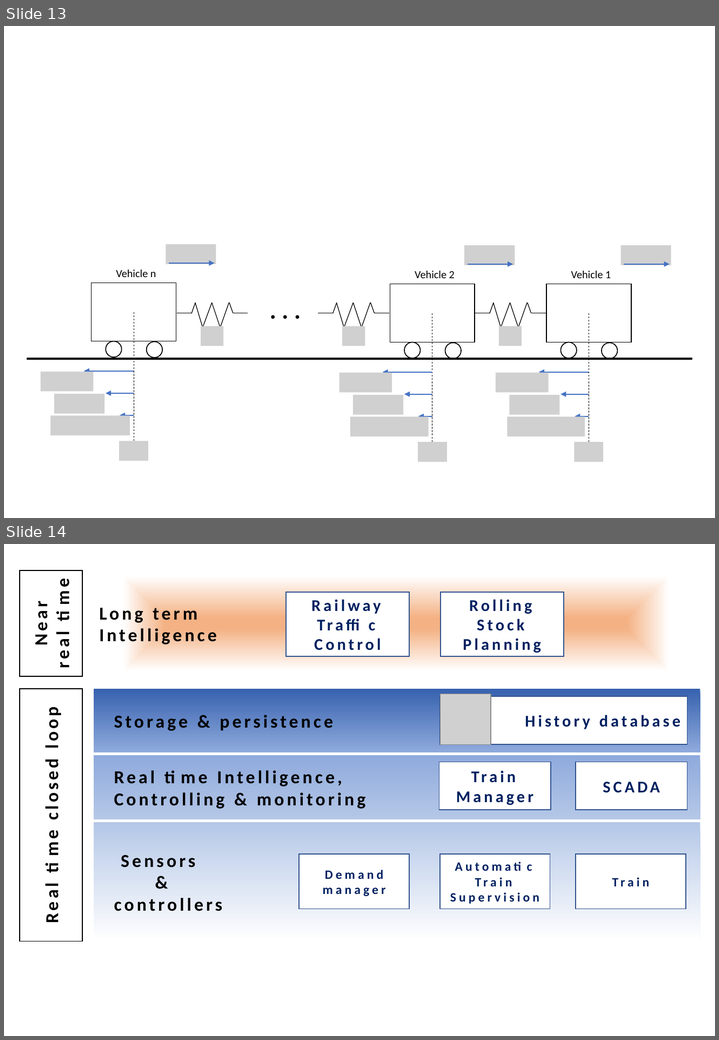
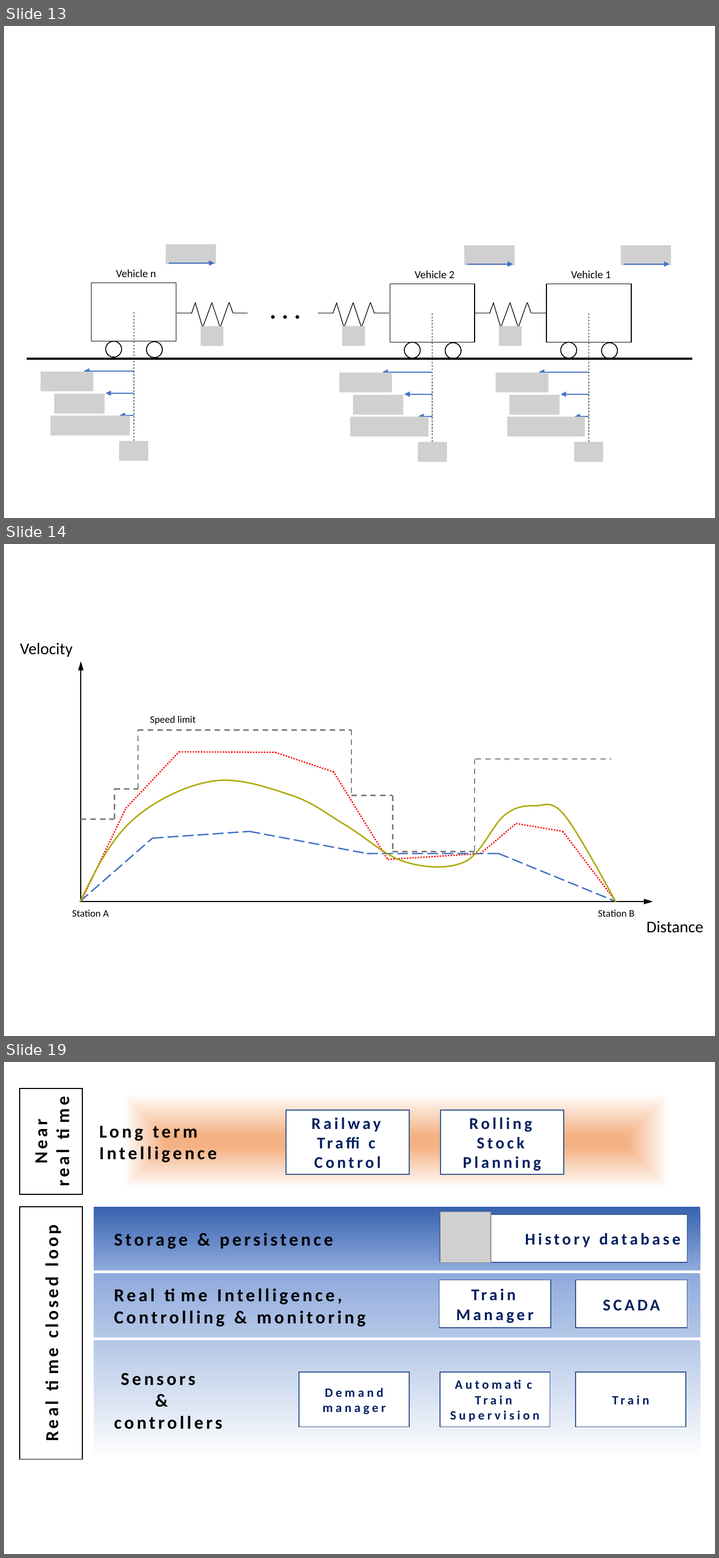
Before and after one commit to trencat/Trencat, a slide deck: doc/source/figures/figures.pptx. Shown one above the other, each under a label of ours: slides 13 and 14 before the commit, slides 13, 14 and 19 after it; the slides between them are not shown. The pictures are 719x1040 and 719x1558 pixels, drawn with LibreOffice and Linux fonts; fonts in the diff are those of the drawing; grey boxes stand for pictures. Boxes give left, top, right and bottom in pixels: in the first picture for what was removed or moved away, otherwise in the second. Text is boxed around its words. In the diff, an @@ line names an element or a change of style, - is before the commit and + after.

Commit message:
Update documentation. Speed profile optimization.

```diff
--- a/doc/source/figures/figures.pptx
+++ b/doc/source/figures/figures.pptx
@@ slide 14 added at (4,544,715,1036), background #FFFFFF @@
@@ text added at (20,643,73,657), 18 pt, text #000000 @@
+Velocity
@@ arrow added from (81, 901) to (81, 662), #000000 1 pt @@
@@ text added at (150,716,196,724), 11 pt, text #000000 @@
+Speed limit
@@ line added from (138, 789) to (138, 730), #808080 1.5 pt dashed @@
@@ line added from (138, 730) to (351, 730), #808080 1.5 pt dashed @@
@@ line added from (351, 730) to (351, 795), #808080 1.5 pt dashed @@
@@ line added from (126, 809) to (179, 752), #FF0000 1.5 pt dashed @@
@@ line added from (179, 752) to (275, 752), #FF0000 1.5 pt dashed @@
@@ line added from (275, 752) to (333, 772), #FF0000 1.5 pt dashed @@
@@ line added from (474, 759) to (474, 852), #808080 1.5 pt dashed @@
@@ line added from (476, 759) to (612, 759), #808080 1.5 pt dashed @@
@@ freeform shape added at (80,780,616,902), outline #ACA800 1.5 pt @@
@@ line added from (333, 772) to (388, 859), #FF0000 1.5 pt dashed @@
@@ line added from (114, 819) to (114, 789), #808080 1.5 pt dashed @@
@@ line added from (114, 789) to (138, 789), #808080 1.5 pt dashed @@
@@ line added from (351, 795) to (392, 795), #808080 1.5 pt dashed @@
@@ line added from (392, 795) to (392, 852), #808080 1.5 pt dashed @@
@@ line added from (81, 901) to (126, 809), #FF0000 1.5 pt dashed @@
@@ line added from (81, 819) to (114, 819), #808080 1.5 pt dashed @@
@@ line added from (152, 838) to (249, 831), #4472C4 1.5 pt dashed @@
@@ line added from (249, 831) to (367, 854), #4472C4 1.5 pt dashed @@
@@ line added from (480, 854) to (516, 824), #FF0000 1.5 pt dashed @@
@@ line added from (516, 824) to (562, 831), #FF0000 1.5 pt dashed @@
@@ line added from (562, 831) to (616, 901), #FF0000 1.5 pt dashed @@
@@ line added from (80, 901) to (152, 838), #4472C4 1.5 pt dashed @@
@@ line added from (367, 854) to (498, 854), #4472C4 1.5 pt dashed @@
@@ line added from (388, 859) to (482, 854), #FF0000 1.5 pt dashed @@
@@ line added from (392, 852) to (476, 852), #808080 1.5 pt dashed @@
@@ line added from (498, 854) to (616, 901), #4472C4 1.5 pt dashed @@
@@ text added at (72,910,109,917), 11 pt, text #000000 @@
+Station A
@@ arrow added from (81, 901) to (653, 901), #000000 1 pt @@
@@ text added at (597,910,634,917), 11 pt, text #000000 @@
+Station B
@@ text added at (646,921,703,933), 18 pt, text #000000 @@
+Distance
@@ what was slide 14 is now slide 19 @@
```
Also in this commit, not shown: 4 other slides added, 8 other files.
